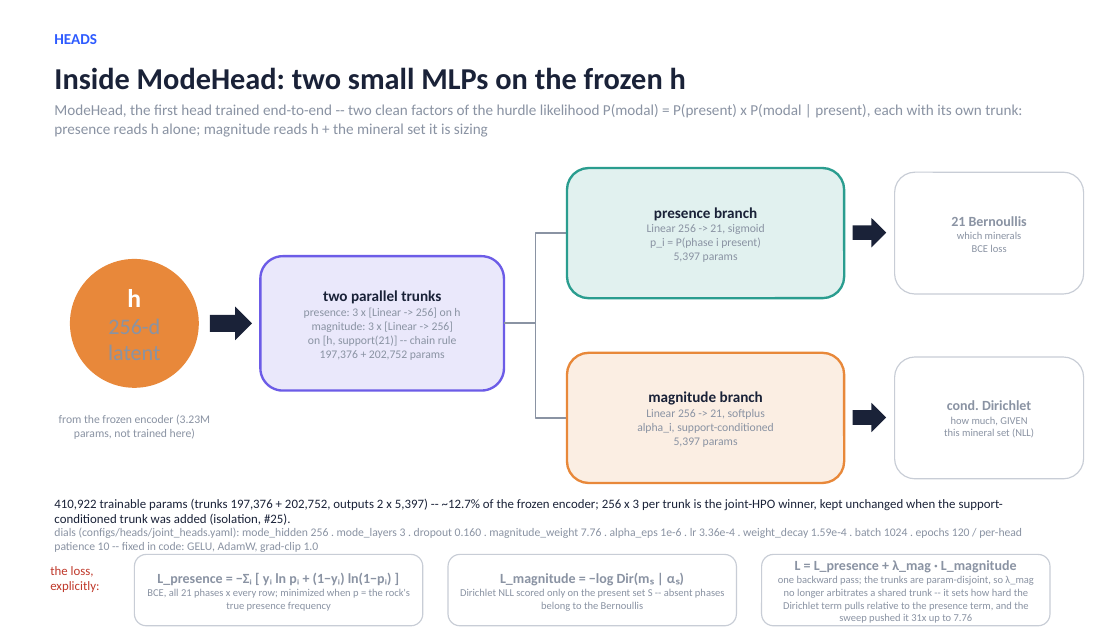
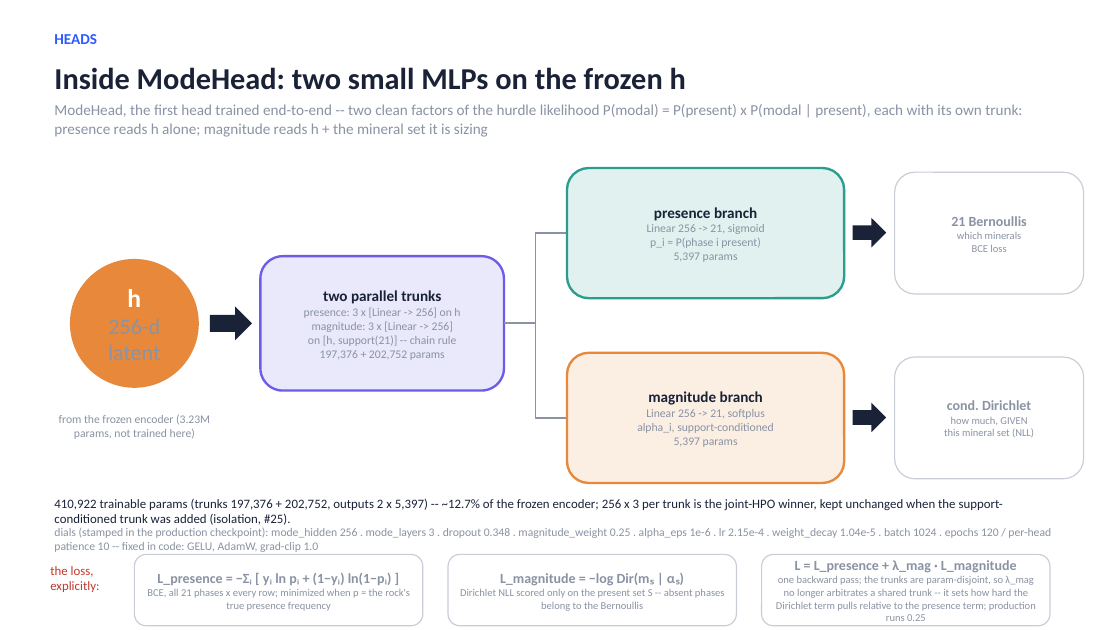
Before and after one commit to matthew-j-liu/phasecast, a slide deck: slide 13 of slides/overview.pptx. Drawn at 1120x630 pixels with LibreOffice and Linux fonts; fonts in the diff are those of the drawing. Boxes give left, top, right and bottom in pixels: in the first picture for what was removed or moved away, otherwise in the second. Text is boxed around its words. In the diff, an @@ line names an element or a change of style, - is before the commit and + after.

Commit message:
overview deck corrected to the true production stack: every production claim points at joint_heads_supportmag_seed0 with its own stamped dials, instrument numbers, and param counts; the trial-22 story remains only as the dated, reversed adoption with traced-corpus measurements   attributed to their own instrument

```diff
--- a/slides/overview.pptx
+++ b/slides/overview.pptx
@@ text at (54,528,1051,552): text changed @@
-dials (configs/heads/joint_heads.yaml): mode_hidden 256 . mode_layers 3 . dropout 0.160 . magnitude_weight 7.76 . alpha_eps 1e-6 . lr 3.36e-4 . weight_decay 1.59e-4 . batch 1024 . epochs 120 / per-head patience 10 -- fixed in code: GELU, AdamW, grad-clip 1.0
+dials (stamped in the production checkpoint): mode_hidden 256 . mode_layers 3 . dropout 0.348 . magnitude_weight 0.25 . alpha_eps 1e-6 . lr 2.15e-4 . weight_decay 1.04e-5 . batch 1024 . epochs 120 / per-head patience 10 -- fixed in code: GELU, AdamW, grad-clip 1.0
@@ text in rounded rectangle at (776,576,1036,621): text changed @@
-one backward pass; the trunks are param-disjoint, so λ_mag no longer arbitrates a shared trunk -- it sets how hard the Dirichlet term pulls relative to the presence term, and the sweep pushed it 31x up to 7.76
+one backward pass; the trunks are param-disjoint, so λ_mag no longer arbitrates a shared trunk -- it sets how hard the Dirichlet term pulls relative to the presence term; production runs 0.25
```
Also in this commit, not shown: 8 other slides changed, 1 other file.
